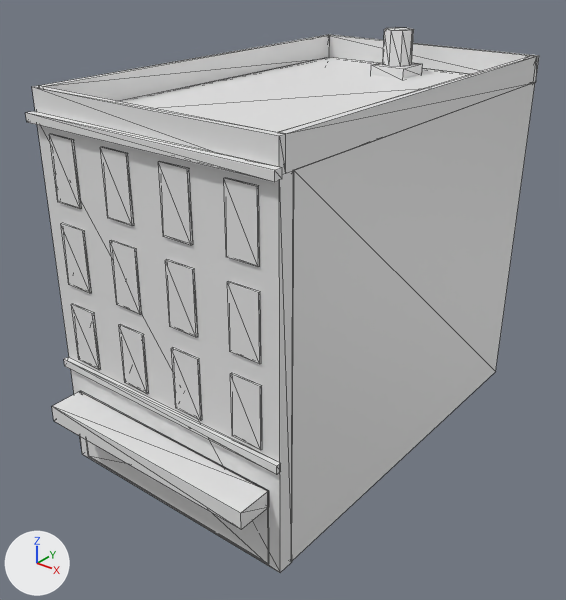
Renders of the glTF model modelos/ciudad/edificios/clas_10_c_lejos.glb from each side of a commit.
One viewpoint serves both versions: a 50 mm lens placed at (16.9, -14.7, 18.9), pointed at (0.0, 6.4, 5.9). The axes (+X, +Y, +Z) are drawn at lower left. The lights are the same throughout. The first picture is the older version. Mesh edges are drawn as thin lines. Vertices at exactly the same position are counted once.

Names of what the first picture shows: 'clas_10_c_lejos'.
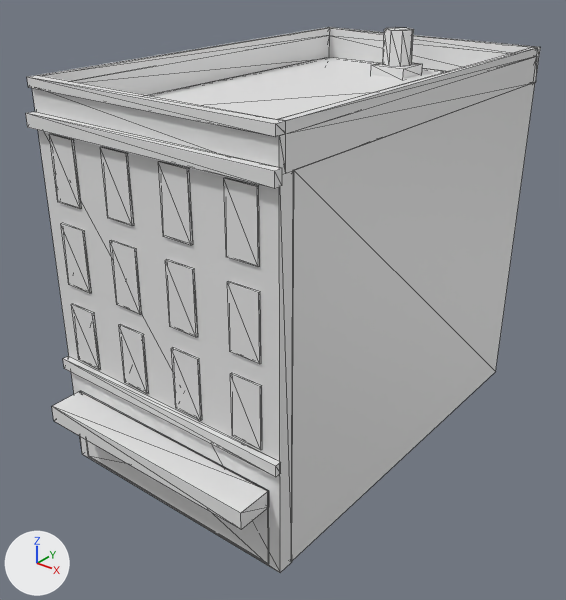
Pixel boxes (x1, y1, x2, y2) of what changed, in the pictures (566 x 600 px; the box of a moved part takes in the faces that stretch with it):
'clas_10_c_lejos', reshaped: before (26, 27, 539, 572); after (26, 27, 540, 572)
part 1 of me_clas_10_c_lejos, built on: before (26, 113, 282, 182); after (26, 27, 540, 189)
part 2 of me_clas_10_c_lejos, moved or reshaped: before (64, 360, 281, 474); after (63, 359, 281, 477)

The change in detail:
me_clas_10_c_lejos is used by ob_clas_10_c_lejos; location (0.0, 0.0, 0.0).
Verts and faces of me_clas_10_c_lejos; kept vertices keep their numbers, new ones are numbered from 196.
Before the commit, vertices of me_clas_10_c_lejos: 84 (5.0, 0.0, 4.1) at pixel (280, 471), 86 (5.0, -0.2, 4.1) at pixel (276, 474), 88 (-5.0, 0.0, 4.1), 90 (-5.0, -0.2, 4.1) at pixel (64, 366).
me_clas_10_c_lejos had 196 vertices, 316 faces and spanned x -5.1..5.1, y -1.3..16.0, z 0.0..15.0.
me_clas_10_c_lejos now has 210 vertices, 364 faces and spans x -5.1..5.1, y -1.3..16.0, z 0.0..15.0.
Part 1, on me_clas_10_c_lejos:
4 vertices in x -5.1..5.1, y -0.3..0.0, z 13.1 move by (0.0, 0.0, -0.2).
14 vertices are added at x -5.0..5.0, y -0.1..16.0, z 14.2..14.5.
48 new faces join them.
Part 2, on me_clas_10_c_lejos:
Vertices 84, 86, 88, 90 move by (0.0, 0.0, -0.1).
